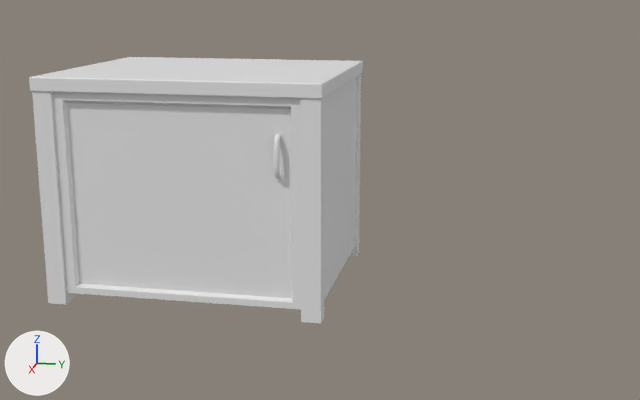
Renders of the FBX model Assets/Art/Models/G_Cabinet_01.fbx from each side of a commit.
The view is the same before and after, from a camera (50 mm lens) standing at (45.3, 10.4, 13.9) and looking at (6.2, 2.6, 4.1). Every picture has the same lights, and +X, +Y and +Z are marked at lower left.

The first picture shows 'Cabinet 02'.
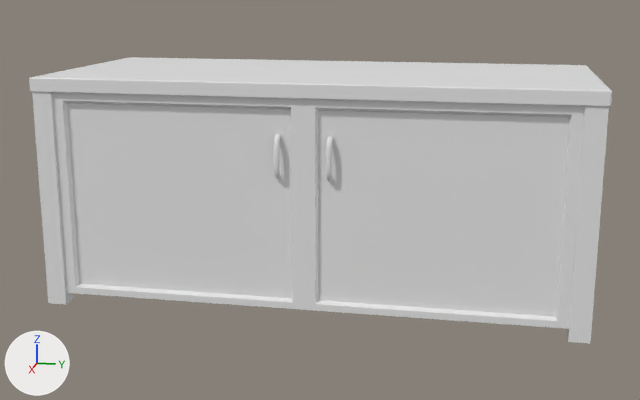
The newer file is also turned or shifted as a whole; pictures and numbers use the older file's frame.

Where the change shows, as pixel boxes [x1, y1, x2, y2] in the pictures (640 x 400 px; the box of a moved part takes in the faces that stretch with it):
```json
{"object": "Cabinet 02", "change": "reshaped", "before": [29, 57, 363, 324], "after": [29, 57, 612, 344], "on screen": "74% wider, 7% taller"}
{"part": 1, "of": "me_cube_096", "change": "moved or reshaped", "before": [300, 97, 325, 324], "after": [567, 106, 609, 344]}
{"part": 2, "of": "me_cube_096", "change": "moved or reshaped", "before": [349, 74, 361, 256], "on screen": "not visible afterwards"}
{"part": 3, "of": "me_cube_096", "change": "added", "after": [326, 136, 333, 181]}
{"part": 4, "of": "me_cube_096", "change": "rebuilt", "before": [29, 57, 363, 99], "after": [29, 57, 612, 107], "on screen": "74% wider, 19% taller"}
{"part": 5, "of": "me_cube_096", "change": "deleted", "before": [324, 77, 356, 300]}
{"part": 6, "of": "me_cube_096", "change": "built on", "before": [32, 92, 301, 308], "after": [32, 92, 585, 329]}
```

Scene script edits in JSON lines:
```json
{"block": "me_cube_096", "where": "# used by ob_cabinet_02; location = (0.0, 0.0, 0.0)"}
{"op": "remove", "block": "me_cube_096", "code": "me_cube_096.from_pydata(...)  # 219 vertices, 185 faces; spans x 0.64..11.18, y -8.86..3.65, z 0.0..10.02"}
{"op": "add", "block": "me_cube_096", "code": "me_cube_096.from_pydata(...)  # 363 vertices, 316 faces; spans x 0.64..11.18, y -8.86..14.52, z 0.0..10.0"}
{"block": "me_cube_096", "change": "me_cube_096 part 1: the loose piece of 8 vertices spanning x 10.31..11.08, y 2.73..3.58, z 0.0..9.41 is scaled about its middle by 1, then moved by (0.0, 10.86, -0.01)"}
{"block": "me_cube_096", "change": "me_cube_096 part 2: the loose piece of 8 vertices spanning x 0.7..1.47, y 2.73..3.58, z 0.0..9.41 is scaled about its middle by 1, then moved by (0.0, 10.86, -0.01)"}
{"block": "me_cube_096", "change": "me_cube_096 part 3: the loose piece of 132 vertices spanning x 10.64..11.18, y 1.64..1.87, z 6.06..7.9 is copied, and the copy is mirrored in y about its middle, then moved by (0.0, 2.15, 0.0); it spans x 10.64..11.18, y 3.79..4.02, z 6.06..7.9"}
{"block": "me_cube_096", "change": "me_cube_096 part 4: the loose piece of 24 vertices spanning x 0.64..11.15, y -8.86..3.65, z 9.41..10.02 is rebuilt with 24 vertices and now spans x 0.64..11.15, y -8.86..14.52, z 9.39..10.0"}
{"block": "me_cube_096", "change": "me_cube_096 part 5: the loose piece of 8 vertices spanning x 1.37..10.41, y 3.11..3.45, z 0.51..9.65 is deleted"}
{"block": "me_cube_096", "change": "me_cube_096 part 6"}
{"block": "me_cube_096", "change": "1 vertex is removed from x 10.96, y 2.83, z 9.41"}
{"block": "me_cube_096", "change": "2 faces are deleted"}
{"block": "me_cube_096", "change": "18 vertices in x 0.7..11.08, y -8.78..2.34, z 8.92..9.65 move by (0.0, 0.0, -0.02)"}
{"block": "me_cube_096", "change": "13 vertices are added at x 10.31..10.96, y 2.83..13.64, z 0.51..9.39"}
{"block": "me_cube_096", "change": "13 new faces join them"}
```
